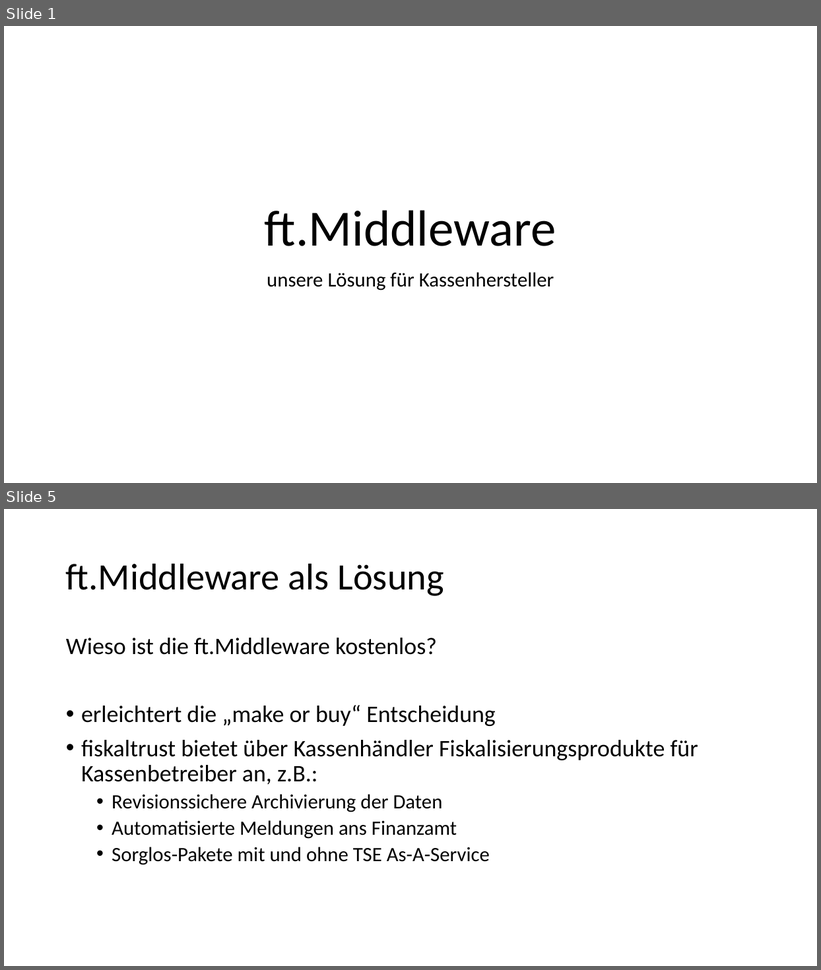
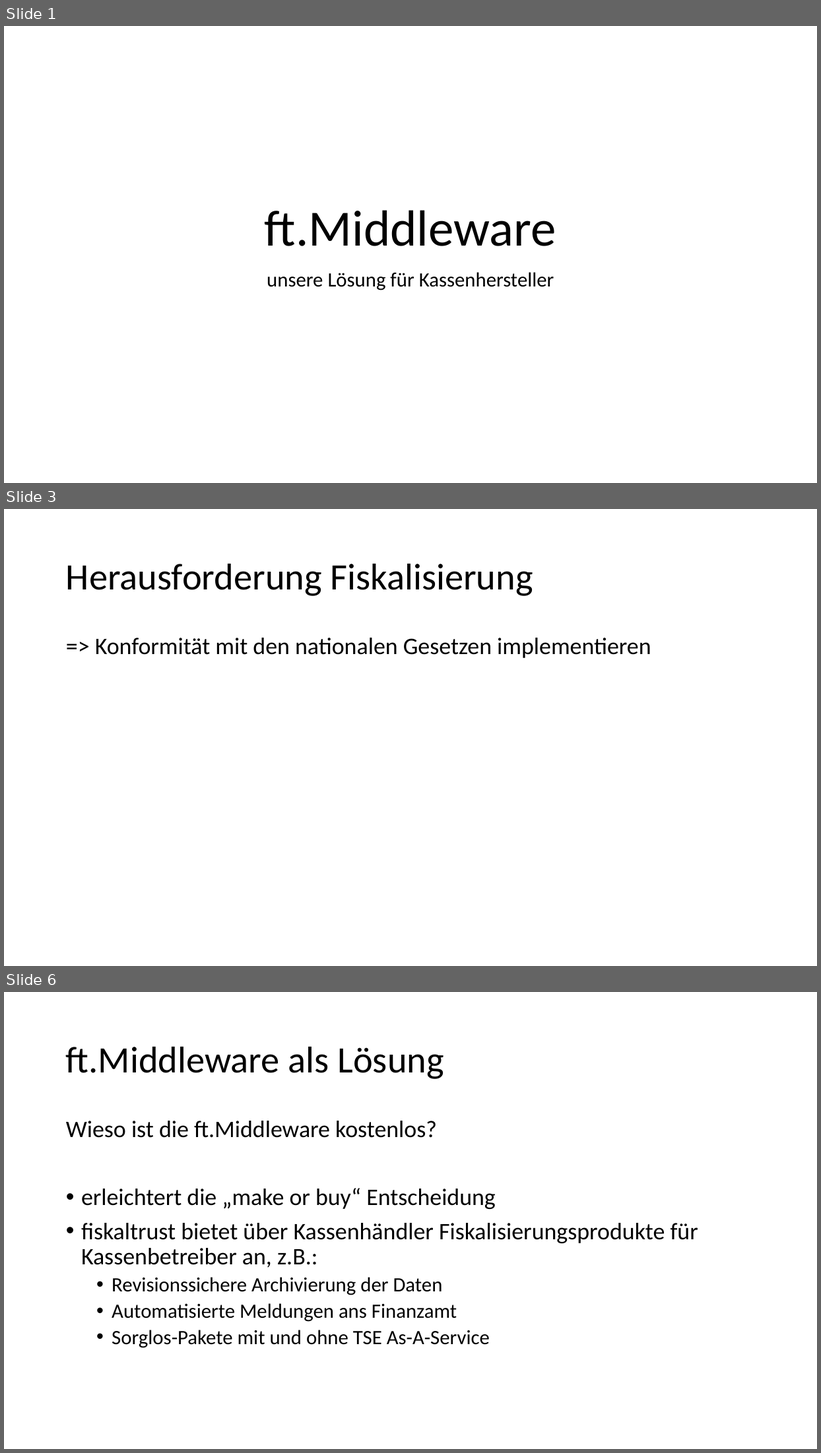
Before and after one commit to fiskaltrust/productdescription-de-doc, a slide deck: for-poscreators/presentation/onboarding_de.pptx. Shown one above the other, each under a label of ours: slides 1 and 5 before the commit, slides 1, 3 and 6 after it; the slides between them are not shown. The pictures are 821x970 and 821x1453 pixels, drawn with LibreOffice and Linux fonts; fonts in the diff are those of the drawing. Boxes give left, top, right and bottom in pixels: in the first picture for what was removed or moved away, otherwise in the second. Text is boxed around its words. In the diff, an @@ line names an element or a change of style, - is before the commit and + after.

```diff
--- a/for-poscreators/presentation/onboarding_de.pptx
+++ b/for-poscreators/presentation/onboarding_de.pptx
@@ slide 3 added at box(4, 509, 817, 966), background #FFFFFF @@
@@ title added at box(66, 563, 533, 596), 44 pt, text #000000 @@
+Herausforderung Fiskalisierung
@@ text added at box(95, 638, 651, 658), 28 pt, text #000000 @@
+=> Konformität mit den nationalen Gesetzen implementieren
@@ what was slide 5 is now slide 6 @@
```
Also in this commit, not shown: 3 slides changed.
